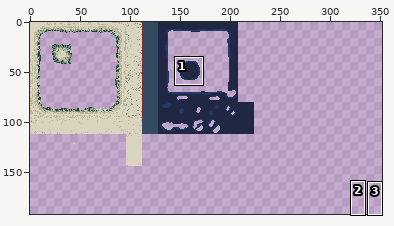
Sprite sheet: sheet.png. Above, an overview of the earlier version with the close-up marked.
Close-up. As it was:
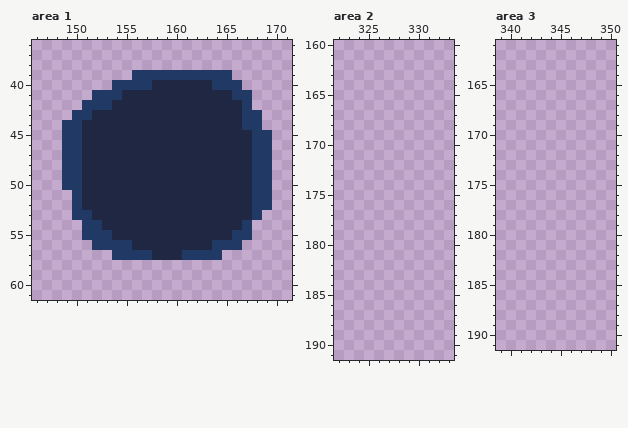
The file is 384x192 pixels. Shown: area 1: x 146..171, y 36..61; area 2: x 322..333, y 160..191; area 3: x 339..350, y 161..191. The wide view leaves out empty margins. The commit also changed other parts of the picture, which this record leaves out.
After the commit:
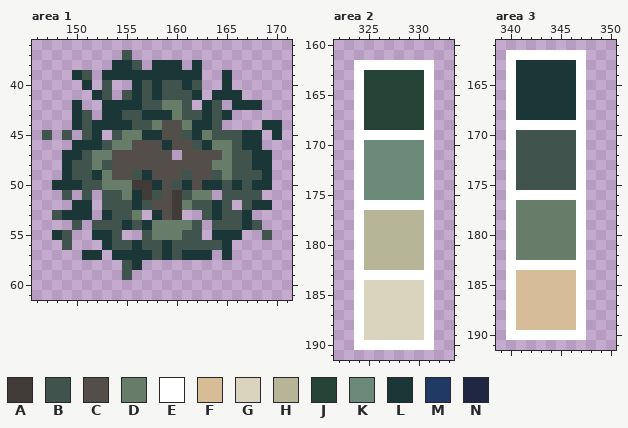
Palette (. is transparent): A #403b36  B #40534c  C #544e4a  D #677d6a  E #ffffff  F #d6bd98  G #dad3be  H #b7b597  J #254336  K #6b8a7a  L #1a3636  M #213965  N #202742
Difference:
Changed rows in their new state; - is an unchanged pixel.
Area 1:
first column x 147:
37 --------B---------------
38 -------LLB-LLL-L--------
39 ---LB-LLLLLLLLLL..L-----
40 ----L-B..LBLBBLB..L.----
41 -----LB.BLBLBBBL.LLL.---
42 ---L..LLLLBBDDB.LB.LLL--
43 ---LB.LLBBLLLDBBLBL...--
44 --.LBLLLLBBDCCDLLB....LL
45 B-B.BL.BDDLLCCBLDBBBLL.L
46 --.LLLBDDCCCLCCBLDDBLL.-
47 --LLBDDCCCCCC.CCCCDBBLL-
48 --LBBDBCCCCCCCCCCDDBBLL-
49 --LBBLDCCBLCCCBCCBDBBBL-
50 -LLLBBDDDAALCBLCLLBLBLL-
51 --B.B.BBDLABCABDD.BBBB.-
52 ---LL.BBBLBCCADBBLB.BLL-
53 -BLLL.LBBD.LCA..BLBBL.--
54 ---B.BBBLBLDDDDB.BBBLB--
55 -LB-.LLB..BDDDBB.LLL.-B-
56 --B--.LBBLBBLBBBBBL.----
57 ----LL-LLLLBLBLLL.L-----
58 --------BL--------------
59 --------B---------------
Area 2:
first column x 324:
162 EEEEEEEE
163 EJJJJJJE
164 EJJJJJJE
165 EJJJJJJE
166 EJJJJJJE
167 EJJJJJJE
168 EJJJJJJE
169 EEEEEEEE
170 EKKKKKKE
171 EKKKKKKE
172 EKKKKKKE
173 EKKKKKKE
174 EKKKKKKE
175 EKKKKKKE
176 EEEEEEEE
177 EHHHHHHE
178 EHHHHHHE
179 EHHHHHHE
180 EHHHHHHE
181 EHHHHHHE
182 EHHHHHHE
183 EEEEEEEE
184 EGGGGGGE
185 EGGGGGGE
186 EGGGGGGE
187 EGGGGGGE
188 EGGGGGGE
189 EGGGGGGE
190 EEEEEEEE
Area 3:
first column x 340:
162 EEEEEEEE
163 ELLLLLLE
164 ELLLLLLE
165 ELLLLLLE
166 ELLLLLLE
167 ELLLLLLE
168 ELLLLLLE
169 EEEEEEEE
170 EBBBBBBE
171 EBBBBBBE
172 EBBBBBBE
173 EBBBBBBE
174 EBBBBBBE
175 EBBBBBBE
176 EEEEEEEE
177 EDDDDDDE
178 EDDDDDDE
179 EDDDDDDE
180 EDDDDDDE
181 EDDDDDDE
182 EDDDDDDE
183 EEEEEEEE
184 EFFFFFFE
185 EFFFFFFE
186 EFFFFFFE
187 EFFFFFFE
188 EFFFFFFE
189 EFFFFFFE
190 EEEEEEEE
Boxes around the changes in both close-ups, in picture pixels (x1, y1, x2, y2):
changed: (42, 50, 282, 280)
added: (354, 60, 434, 350)
added: (506, 50, 586, 340)
